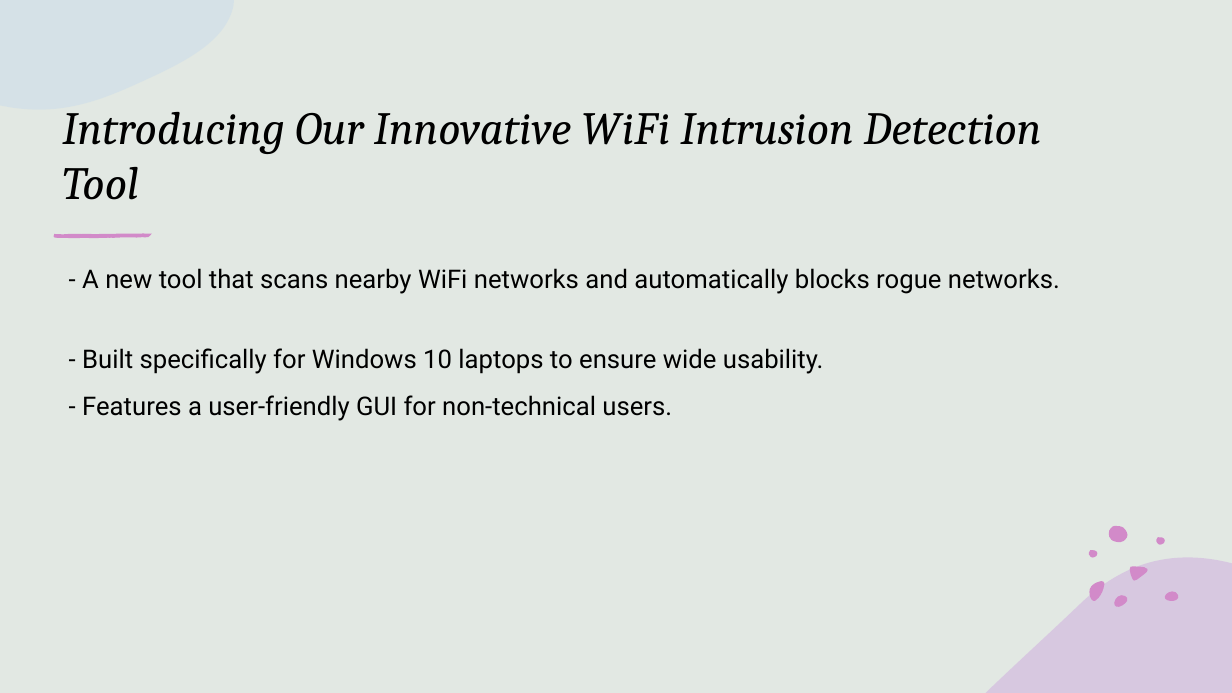
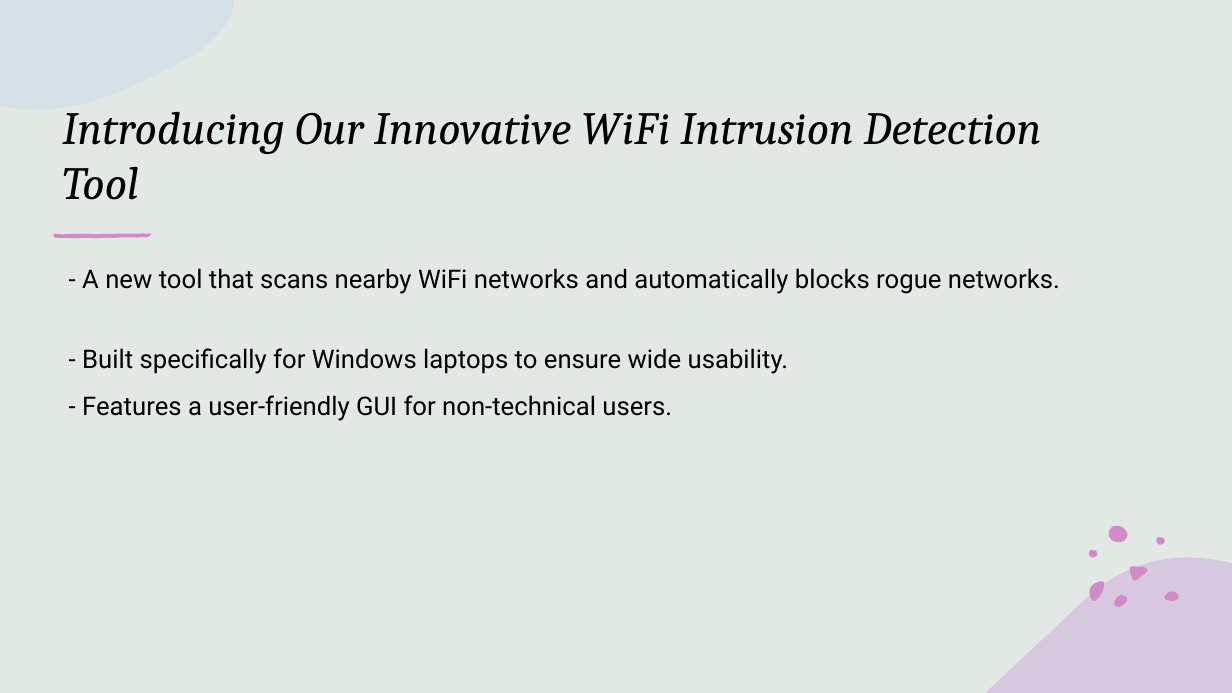
Before and after one commit to NguiWeily/WIFI-IPS, a slide deck: slide 3 of WiFi Intrusion Detection and Automatic Blocking System.pptx. Drawn at 1232x693 pixels with LibreOffice and Linux fonts; fonts in the diff are those of the drawing. Boxes give left, top, right and bottom in pixels: in the first picture for what was removed or moved away, otherwise in the second. Text is boxed around its words. In the diff, an @@ line names an element or a change of style, - is before the commit and + after.

```diff
--- a/WiFi Intrusion Detection and Automatic Blocking System.pptx
+++ b/WiFi Intrusion Detection and Automatic Blocking System.pptx
@@ text at [82,348,789,374]: text changed @@
-- Built specifically for Windows 10 laptops to ensure wide usability.
+- Built specifically for Windows laptops to ensure wide usability.
```
Also in this commit, not shown: 2 other slides changed.
